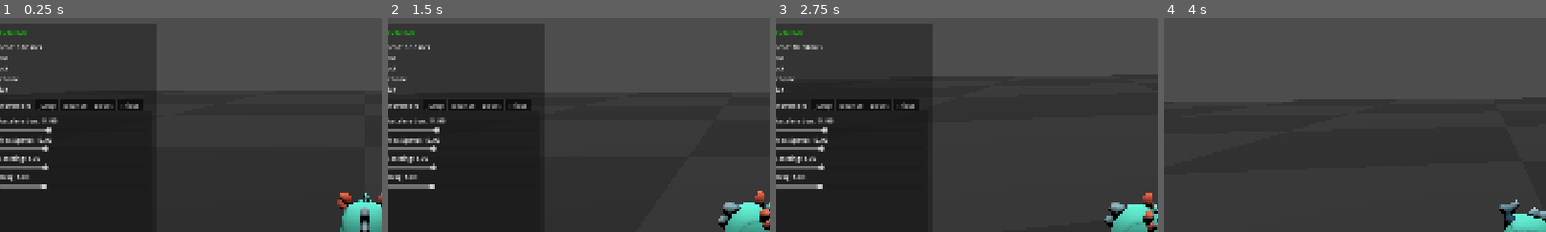
Above: before the commit, frames 1-4 (left to right).
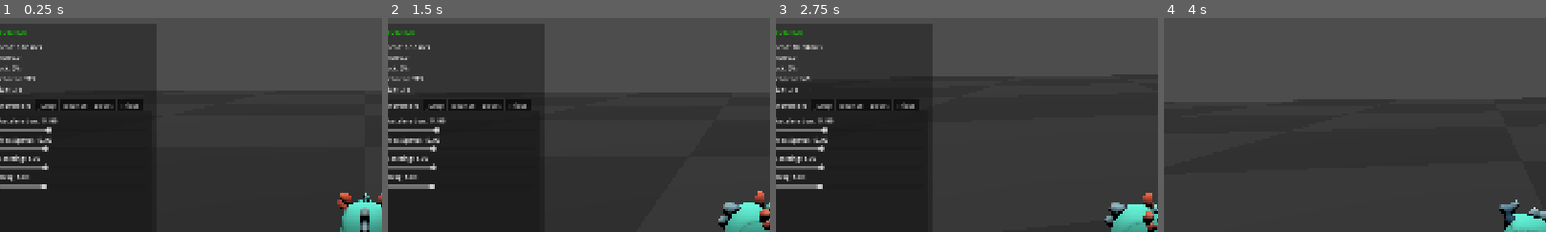
Above: after the commit, the same moments.

Repository: mika-marcondes/axie-jam
Game: Godot game, scene res://scenes/contest/contest_greybox.tscn
Same seed, same stepped clock (60 frames per second), same inputs: the game is played once before the commit and once after it.
Inputs:
- Up to frame 1 (0.25 s): no input
- Up to frame 2 (1.5 s): hold Right (move_right) 0.53-1.28 s; hold Shift (boost) 0.53-1.28 s; tap Space (jump) at 0.77 s; hold Down (move_back) from 1.28 s (still down); tap Q (camera_left) at 1.35 s
- Up to frame 3 (2.75 s): tap Space (jump) at 1.52 s; release Down (move_back) at 2.03 s; hold Right (move_right) from 2.03 s (still down); tap E (camera_right) at 2.1 s
- Up to frame 4 (4 s): release Right (move_right) at 2.78 s; hold W (move_forward) 2.78-3.53 s; tap 1 (toggle_dev_mode) at 2.85 s; tap Space (jump) at 3.02, 3.77 s; hold Left (move_left) from 3.53 s (still down); hold X (trick_dive) from 3.53 s (still down)
The pictures show only the part of the screen within x 2-52%, y 0-50%; the shares and areas given below are measured in that part.

The runs differ from the first frame. In frame 1, 0.2% of the frame differs, in the area x 2-10%, y 17-35%; in frame 2, 0.2%; in frame 3, 0.2%; in frame 4, nothing differs.

Commit message:
(devUI): show new info

Diff:
--- a/scenes/contest/contest_greybox.tscn
+++ b/scenes/contest/contest_greybox.tscn
@@ -51,5 +51,6 @@
 transform = Transform3D(1, 0, 0, 0, 1, 0, 0, 0, 1, 0, 4, 5)
 current = true
 
-[node name="DevUI" parent="." unique_id=1027784577 instance=ExtResource("5_dc481")]
+[node name="DevUI" parent="." unique_id=1027784577 node_paths=PackedStringArray("player") instance=ExtResource("5_dc481")]
 ball_path = NodePath("../Ball")
+player = NodePath("../Player")
--- a/scripts/player/player_controller.gd
+++ b/scripts/player/player_controller.gd
@@ -1,4 +1,5 @@
 extends Node3D
+class_name PlayerController
 
 @export_category("References")
 @export var ball: BallController
@@ -173,3 +174,15 @@
 
 func get_spin_rpm() -> float:
 	return air_spin_velocity / 6.0
+
+
+func get_tuck_amount() -> float:
+	return tuck_amount
+
+
+func is_airborne() -> bool:
+	return ball != null and not ball.is_on_floor()
+
+
+func is_diving() -> bool:
+	return absf(air_pitch_angle) > 0.05
--- a/scripts/ui/dev_panel.gd
+++ b/scripts/ui/dev_panel.gd
@@ -1,6 +1,7 @@
 extends CanvasLayer
 
 @export var ball_path: NodePath
+@export var player: PlayerController
 
 @onready var panel: Control = %PanelContainer
 
@@ -51,6 +52,12 @@
 @onready var boost_release_deceleration_value: Label = %BoostReleaseDecelerationValue
 @onready var boost_release_deceleration_slider: HSlider = %BoostReleaseDecelerationSlider
 
+@onready var spin_rpm_label: Label = %SpinRPMLabel
+@onready var tuck_label: Label = %TuckLabel
+@onready var airborne_label: Label = %AirborneLabel
+@onready var dive_status_label: Label = %DiveStatusLabel
+
+
 var ball: BallController
 
 
@@ -75,6 +82,7 @@
 	update_jump_debug()
 	update_bounce_debug()
 	update_boost_debug()
+	update_player_debug()
 
 
 func _unhandled_input(event: InputEvent) -> void:
@@ -250,6 +258,30 @@
 		boost_status_label.text = "Boost: AIRBORNE"
 
 
+func update_player_debug() -> void:
+	if player == null:
+		return
+
+	spin_rpm_label.text = "RPM: %.1f" % player.get_spin_rpm()
+
+	var tuck_percent: int = roundi(
+		player.get_tuck_amount() * 100.0
+	)
+	tuck_label.text = "Tuck: %d%%" % tuck_percent
+
+	airborne_label.text = (
+		"Airborne: YES"
+		if player.is_airborne()
+		else "Airborne: NO"
+	)
+
+	dive_status_label.text = (
+		"Dive: ACTIVE"
+		if player.is_diving()
+		else "Dive: OFF"
+	)
+
+
 func _on_acceleration_changed(value: float) -> void:
 	ball.acceleration = value
 	update_parameter_labels()
